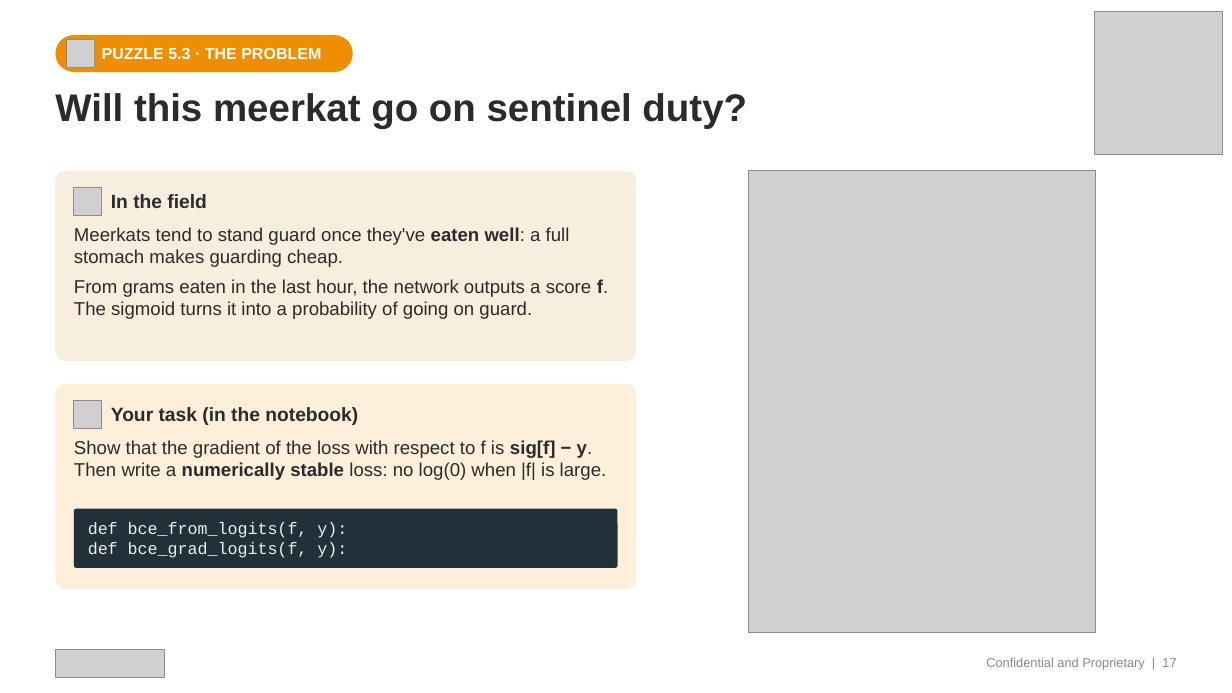
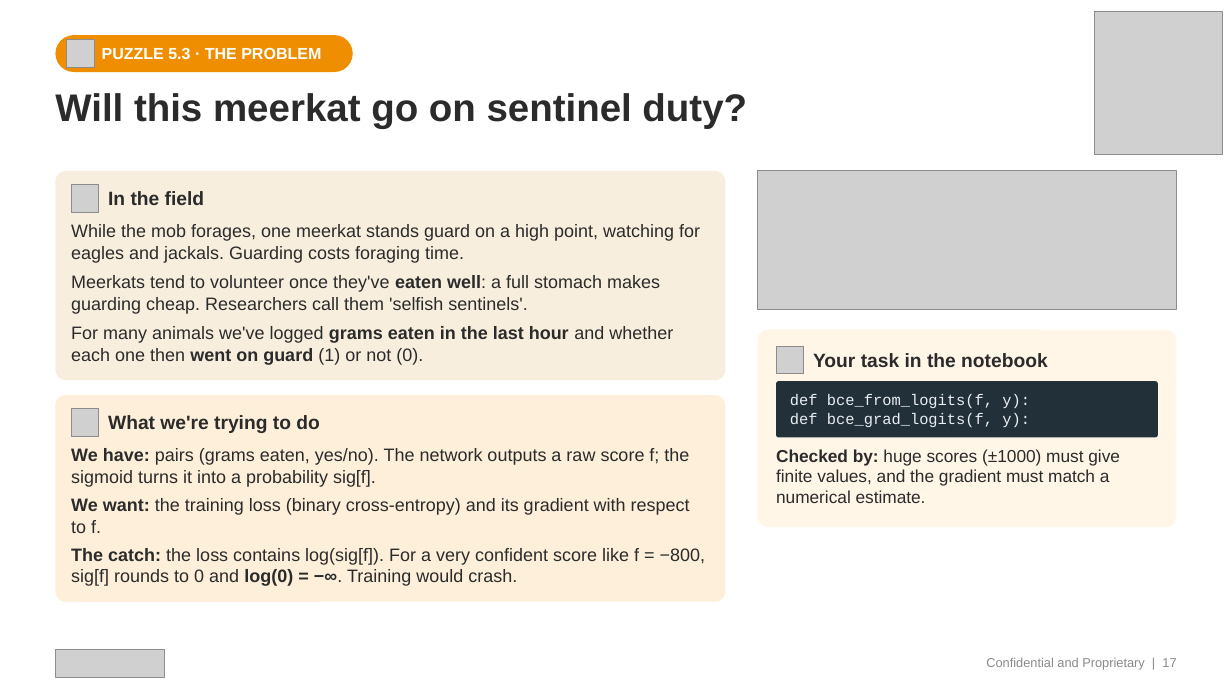
Before and after one commit to transitionbio/udl-ch1-8-tutorial, a slide deck: slide 17 of slides/TBio_UDL_Ch1-8_OneHour.pptx. Drawn at 1232x693 pixels with LibreOffice and Linux fonts; fonts in the diff are those of the drawing; grey boxes stand for pictures. Boxes give left, top, right and bottom in pixels: in the first picture for what was removed or moved away, otherwise in the second. Text is boxed around its words. In the diff, an @@ line names an element or a change of style, - is before the commit and + after.

```diff
--- a/slides/TBio_UDL_Ch1-8_OneHour.pptx
+++ b/slides/TBio_UDL_Ch1-8_OneHour.pptx
@@ rounded rectangle: place and size @@
-rounded rectangle at [55, 171, 636, 360]
+rounded rectangle at [55, 171, 726, 381]
@@ picture removed at [750, 171, 1097, 633] @@
@@ picture added at [758, 171, 1177, 310] @@
@@ text at [71, 224, 700, 365]: text changed; size 14.5 to 14 pt @@
-Meerkats tend to stand guard once they've eaten well: a full stomach makes guarding cheap.
-From grams eaten in the last hour, the network outputs a score f. The sigmoid turns it into a probability of going on guard.
+While the mob forages, one meerkat stands guard on a high point, watching for eagles and jackals. Guarding costs foraging time.
+Meerkats tend to volunteer once they've eaten well: a full stomach makes guarding cheap. Researchers call them 'selfish sentinels'.
+For many animals we've logged grams eaten in the last hour and whether each one then went on guard (1) or not (0).
@@ rounded rectangle added at [758, 330, 1177, 528], fill #FFF6E8 @@
@@ picture: place and size @@
-picture at [74, 400, 102, 428]
+picture at [776, 347, 804, 374]
@@ text at [813, 353, 1048, 367]: text changed @@
-Your task (in the notebook)
+Your task in the notebook
@@ rounded rectangle added at [776, 382, 1158, 438], fill #22303A @@
@@ rounded rectangle: place and size @@
-rounded rectangle at [55, 384, 636, 589]
+rounded rectangle at [55, 396, 726, 603]
@@ picture added at [71, 409, 99, 436] @@
@@ text added at [108, 415, 319, 433], 15 pt, text #2B2B2B, bold @@
+What we're trying to do
@@ text "def bce_from_logits(f, y):": place and size @@
-text "def bce_from_logits(f, y):" at [88, 522, 347, 558]
+text "def bce_from_logits(f, y):" at [790, 394, 1030, 427]
@@ text "def bce_from_logits(f, y):" at [790, 394, 1030, 427]: size 13 to 12 pt @@
@@ text at [71, 448, 705, 586]: text changed; size 14.5 to 14 pt @@
-Show that the gradient of the loss with respect to f is sig[f] − y. Then write a numerically stable loss: no log(0) when |f| is large.
+We have: pairs (grams eaten, yes/no). The network outputs a raw score f; the sigmoid turns it into a probability sig[f].
+We want: the training loss (binary cross-entropy) and its gradient with respect to f.
+The catch: the loss contains log(sig[f]). For a very confident score like f = −800, sig[f] rounds to 0 and log(0) = −∞. Training would crash.
@@ text added at [776, 449, 1120, 503], 13.5 pt, text #2B2B2B @@
+Checked by: huge scores (±1000) must give finite values, and the gradient must match a numerical estimate.
@@ rounded rectangle removed at [74, 508, 617, 567] @@
```
Also in this commit, not shown: 23 other slides changed, 1 other file.
